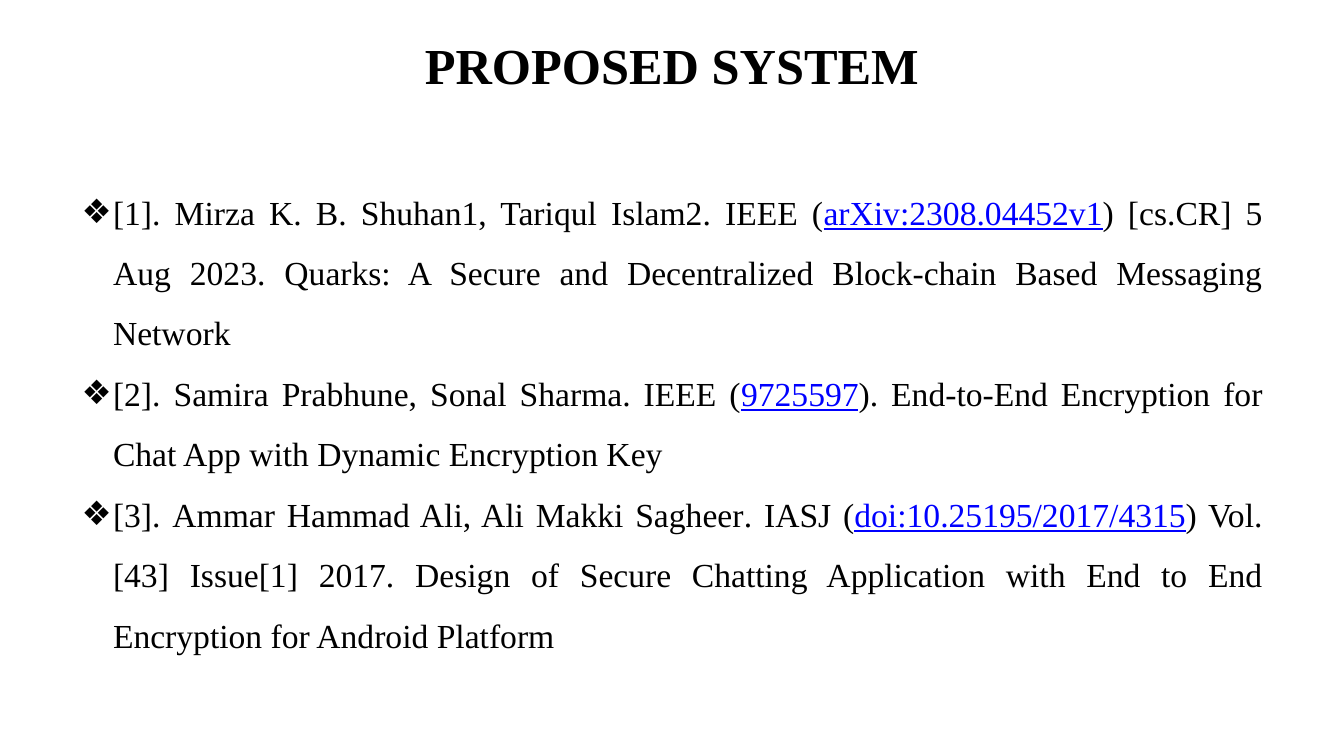
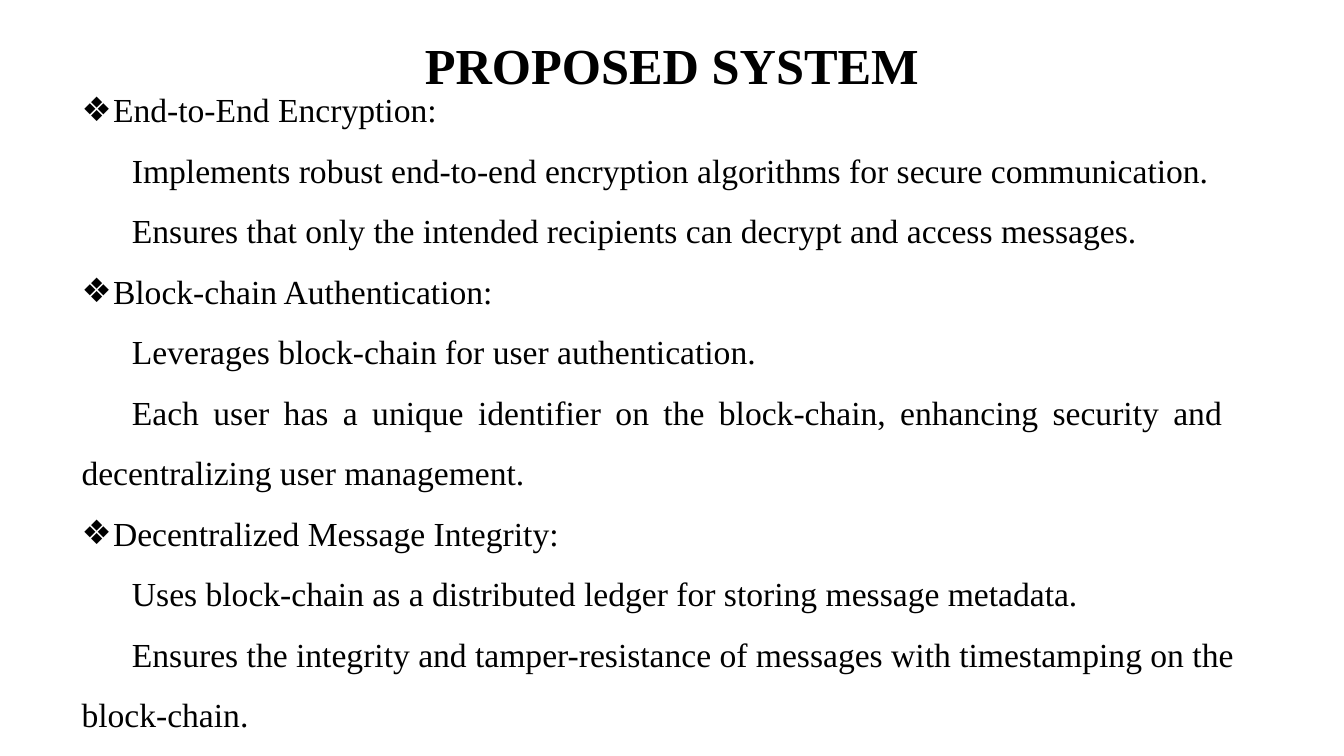
Before and after one commit to i-am-smf/Secure-Chat-using-Blockchain, a slide deck: slide 9 of DOCS/First Review.pptx. Drawn at 1344x756 pixels with LibreOffice and Linux fonts; fonts in the diff are those of the drawing. Boxes give left, top, right and bottom in pixels: in the first picture for what was removed or moved away, otherwise in the second. Text is boxed around its words. In the diff, an @@ line names an element or a change of style, - is before the commit and + after.

```diff
--- a/DOCS/First Review.pptx
+++ b/DOCS/First Review.pptx
@@ text at bbox=[82, 98, 1233, 728]: text changed @@
-❖ [1]. Mirza K. B. Shuhan1, Tariqul Islam2. IEEE (arXiv:2308.04452v1) [cs.CR] 5 Aug 2023. Quarks: A Secure and Decentralized Block-chain Based Messaging Network
-❖ [2]. Samira Prabhune, Sonal Sharma. IEEE (9725597). End-to-End Encryption for Chat App with Dynamic Encryption Key
-❖ [3]. Ammar Hammad Ali, Ali Makki Sagheer. IASJ (doi:10.25195/2017/4315) Vol.[43] Issue[1] 2017. Design of Secure Chatting Application with End to End Encryption for Android Platform
+❖ End-to-End Encryption:
+Implements robust end-to-end encryption algorithms for secure communication.
+Ensures that only the intended recipients can decrypt and access messages.
+❖ Block-chain Authentication:
+Leverages block-chain for user authentication.
+Each user has a unique identifier on the block-chain, enhancing security and decentralizing user management.
+❖ Decentralized Message Integrity:
+Uses block-chain as a distributed ledger for storing message metadata.
+Ensures the integrity and tamper-resistance of messages with timestamping on the block-chain.
```
Also in this commit, not shown: 1 slide added, 1 slide removed, 9 other files.
